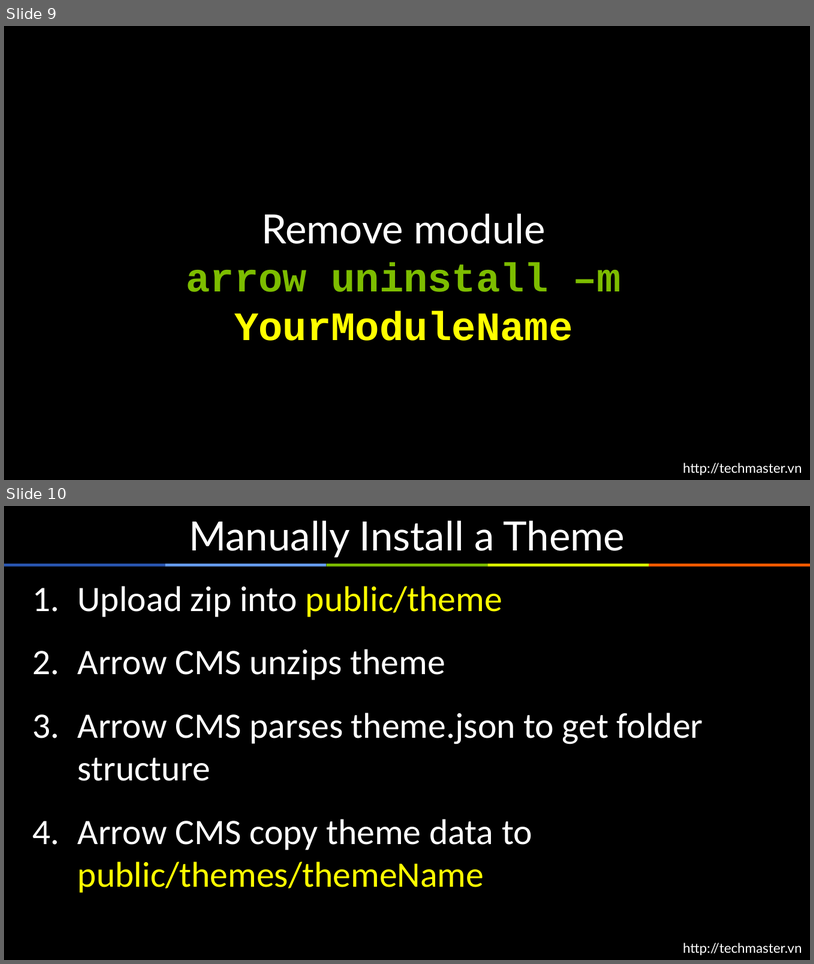
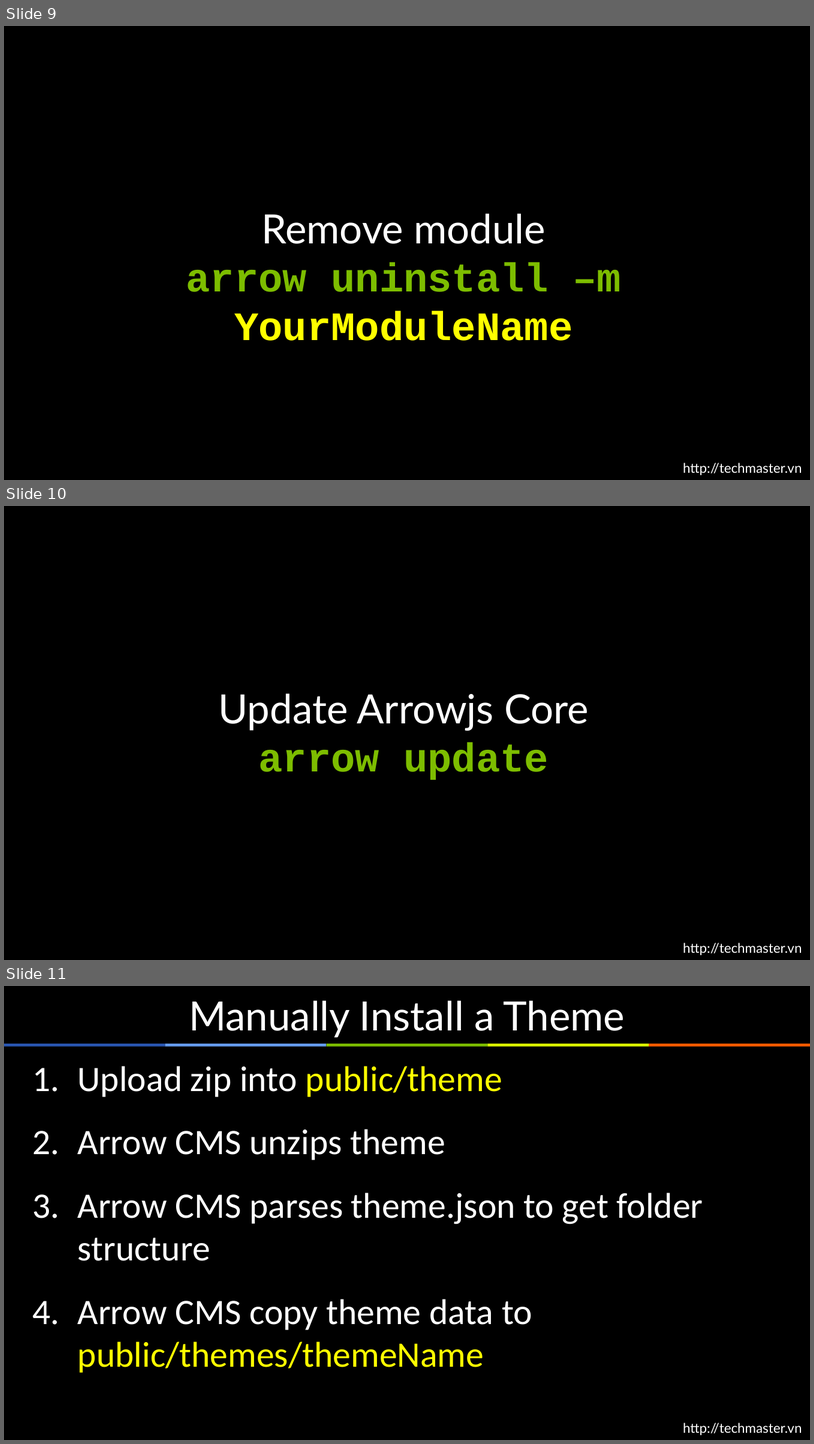
Before and after one commit to arrowjs/Documents, a slide deck: ArrowjsBasic.pptx. Shown one above the other, each under a label of ours: slides 9 and 10 before the commit, slides 9, 10 and 11 after it. The pictures are 814x964 and 814x1444 pixels, drawn with LibreOffice and Linux fonts; fonts in the diff are those of the drawing; background and template pictures are left out. Boxes give left, top, right and bottom in pixels: in the first picture for what was removed or moved away, otherwise in the second. Text is boxed around its words. In the diff, an @@ line names an element or a change of style, - is before the commit and + after.

```diff
--- a/ArrowjsBasic.pptx
+++ b/ArrowjsBasic.pptx
@@ slide 10 added at bbox=[4, 506, 810, 960], background #000000; not listed: 1 template element that a slide beside it also shows @@
@@ title added at bbox=[219, 693, 589, 780], 36 pt, text #FFFFFF @@
+Update Arrowjs Core
+arrow update
@@ what was slide 10 is now slide 11 @@
```
Also in this commit, not shown: 10 other slides added.
